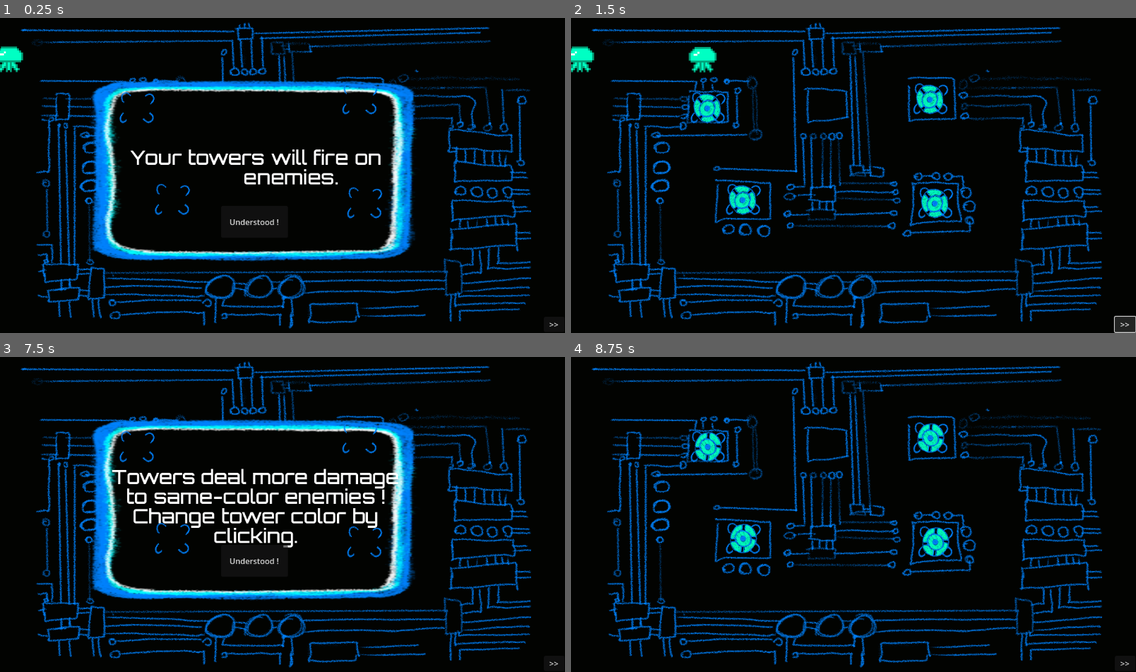
Above: before the commit, frames 1-4 (two rows, left to right).
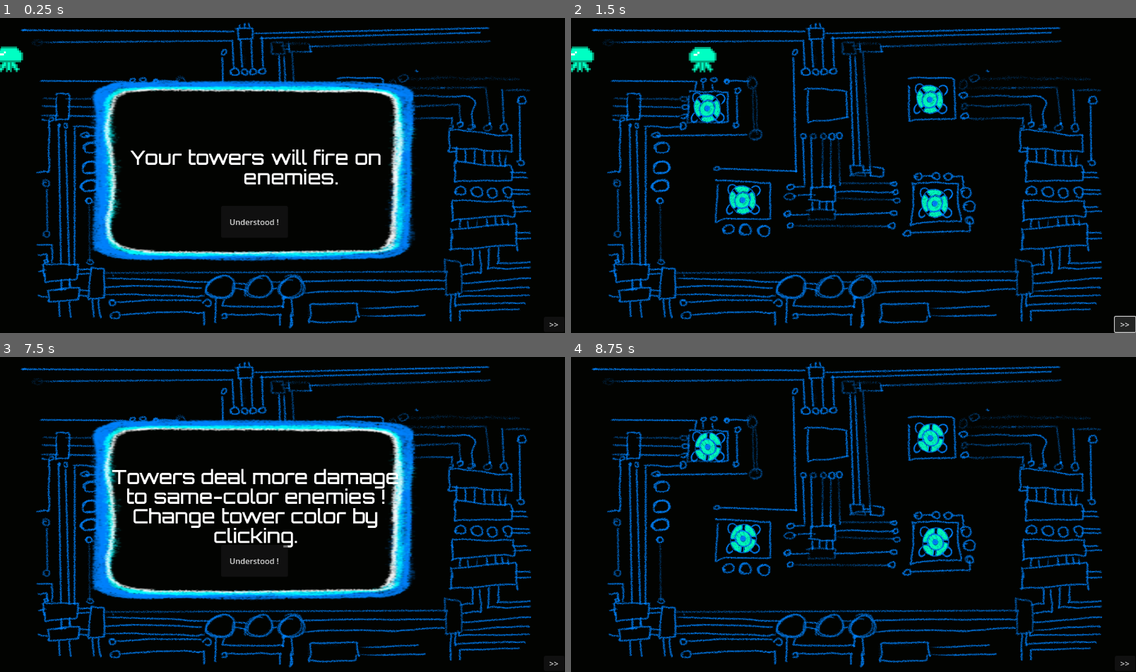
Above: after the commit, the same moments.

Repository: pbagnoud/minijam183
Game: Godot game, scene res://Scenes/main.tscn
The game is run twice, just before and just after one commit, with the same random seed, the same clock (stepped at 60 frames per second) and the same inputs.
Inputs:
- Up to frame 1 (0.25 s): no input
- Up to frame 2 (1.5 s): click "Understood !" at 0.5 s; click ">>" at 1.25 s
- Up to frame 3 (7.5 s): click ">>" at 2 s; click ">>" at 2.75 s; click "Tower 1" at 3.5 s; click "Tower 2" at 4.25 s; click "Tower 3" at 5 s; click "Tower 4" at 5.75 s; click "Damage+" at 6.5 s; click "Start next wave" at 7.25 s
- Up to frame 4 (8.75 s): click "Understood !" at 8 s

The runs differ from the first frame. In frame 1, 0.3% of the frame differs, in the area x 21-68%, y 21-64%; in frame 2, nothing differs; in frame 3, 0.3%; in frame 4, nothing differs.

Commit message:
sprites feet

Diff:
--- a/minijam183/Scenes/tower.tscn
+++ b/minijam183/Scenes/tower.tscn
@@ -130,7 +130,6 @@
 autoplay = "neutral"
 
 [node name="feet_sprite" type="Sprite2D" parent="Sprites"]
-z_index = 2
 position = Vector2(2.5, -3.5)
 scale = Vector2(0.456647, 0.464968)
 texture = ExtResource("29_esfv5")
Not shown: 1 places in minijam183/Scenes/start_screen.tscn that only renumber resources
